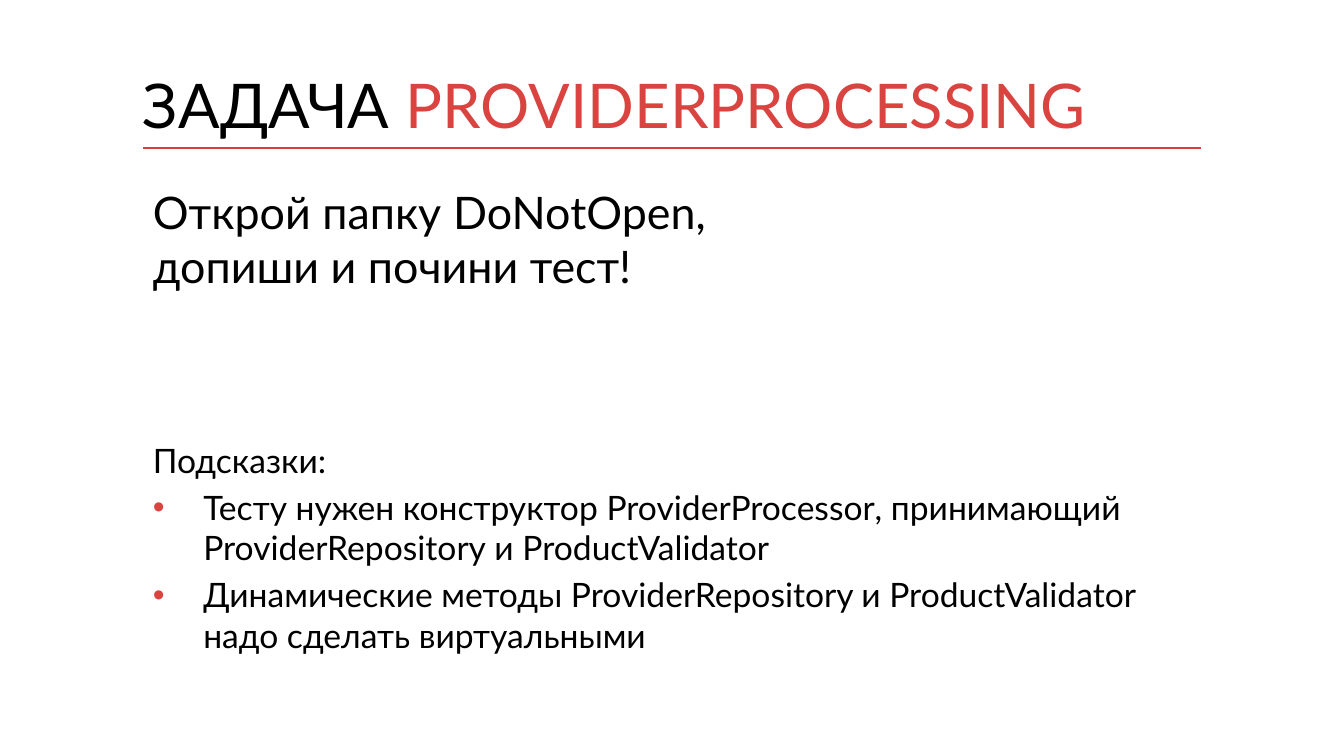
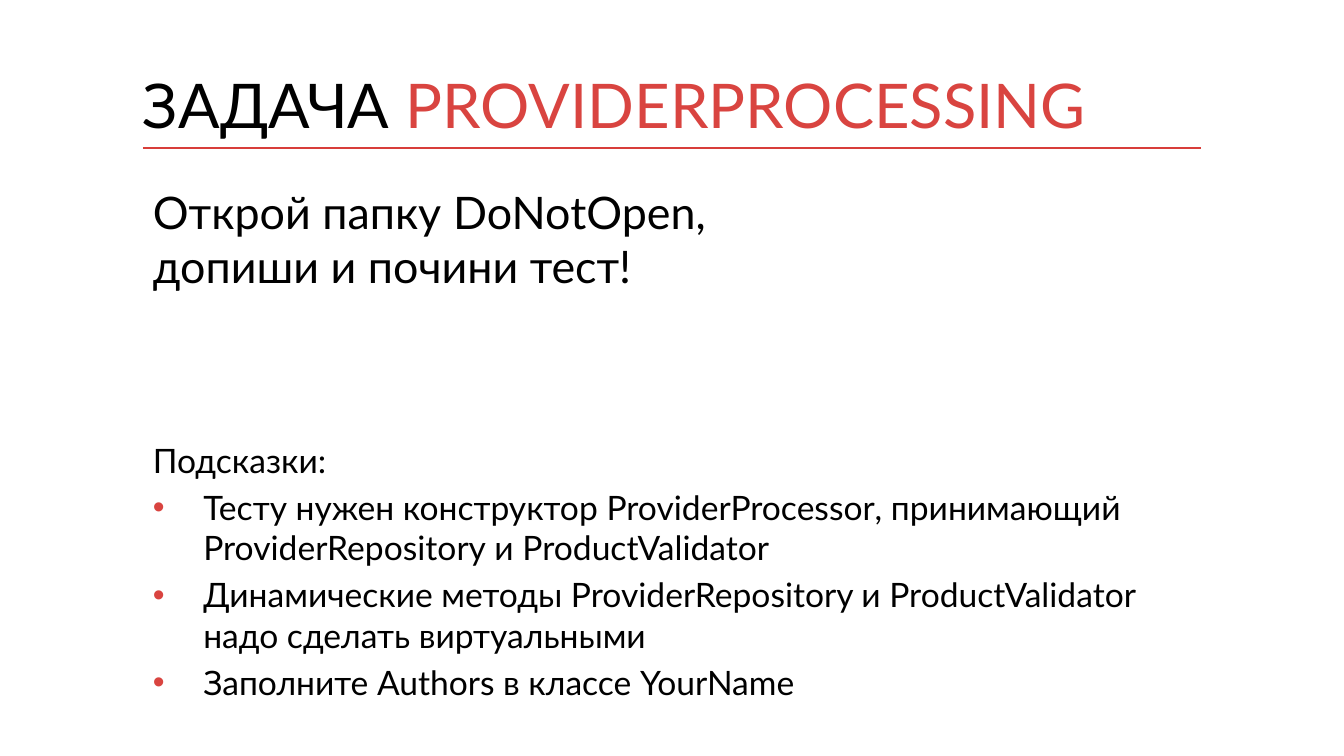
Before and after one commit to kontur-courses/legacy, a slide deck: slide 16 of legacy.pptx. Drawn at 1344x756 pixels with LibreOffice and Linux fonts; fonts in the diff are those of the drawing. Boxes give left, top, right and bottom in pixels: in the first picture for what was removed or moved away, otherwise in the second. Text is boxed around its words. In the diff, an @@ line names an element or a change of style, - is before the commit and + after.

```diff
--- a/legacy.pptx
+++ b/legacy.pptx
@@ text at [203, 670, 794, 696]: paragraph added @@
+• Заполните Authors в классе YourName
```
Also in this commit, not shown: 1 other slide changed.
